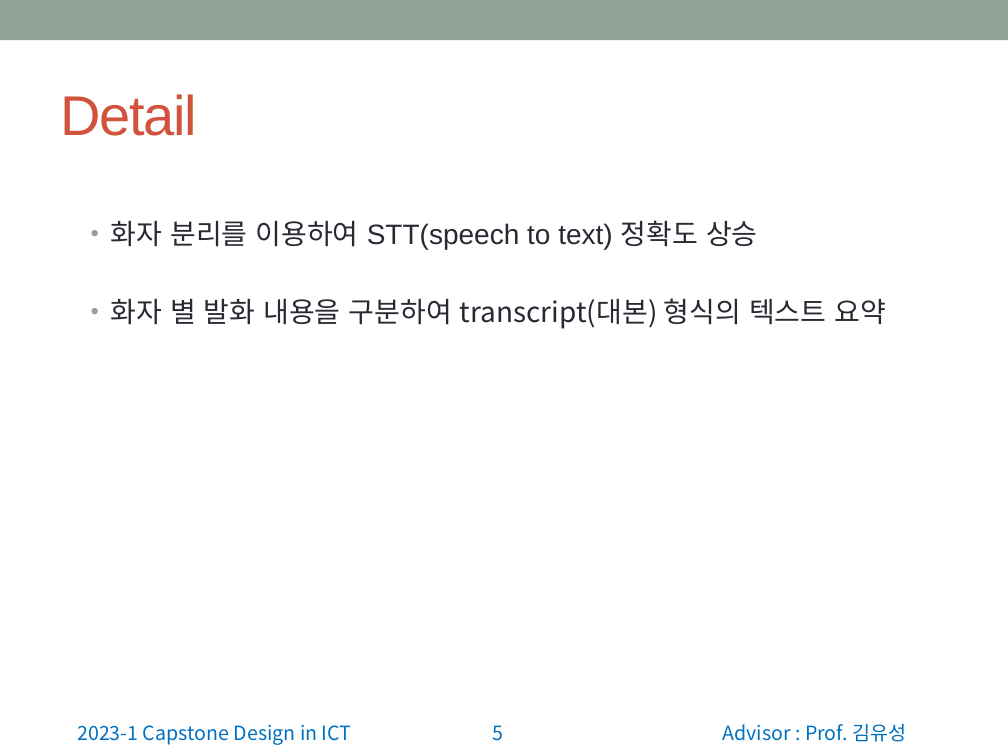
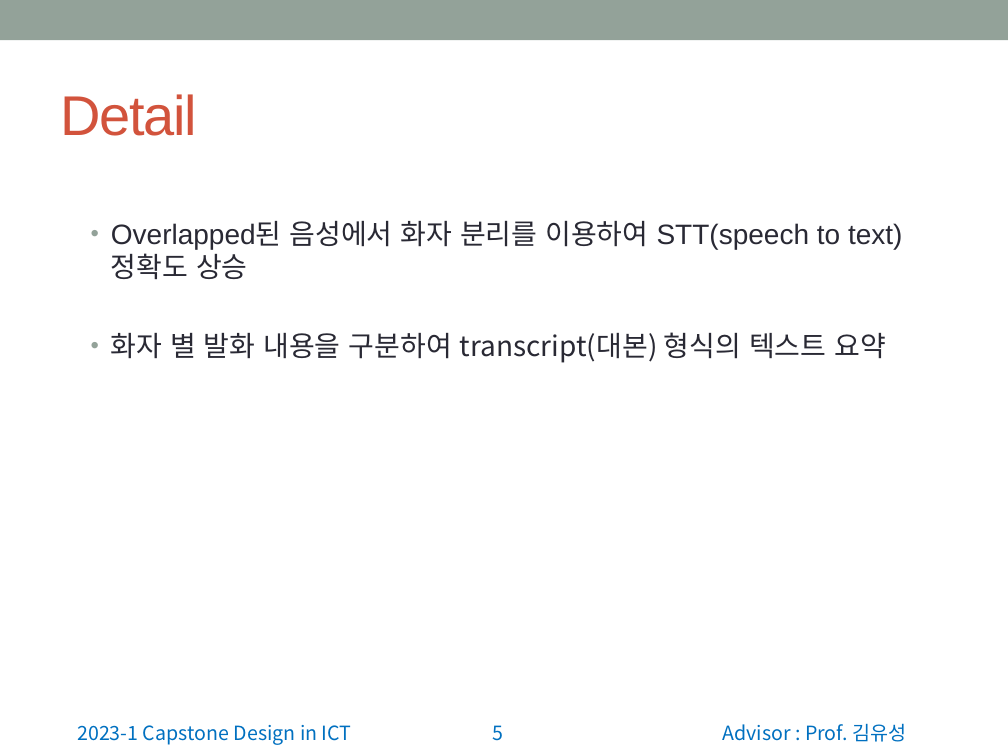
Before and after one commit to wonchul98/audio-to-summary, a slide deck: slide 5 of ppt/0403_2조_주제 발표.pptx. Drawn at 1008x756 pixels with LibreOffice and Linux fonts; fonts in the diff are those of the drawing. Boxes give left, top, right and bottom in pixels: in the first picture for what was removed or moved away, otherwise in the second. Text is boxed around its words. In the diff, an @@ line names an element or a change of style, - is before the commit and + after.

Commit message:
0403
0403

```diff
--- a/ppt/0403_2조_주제 발표.pptx
+++ b/ppt/0403_2조_주제 발표.pptx
@@ text at box(111, 221, 902, 279): text changed @@
-  • 화자 분리를 이용하여 STT(speech to text) 정확도 상승
+  • Overlapped된 음성에서 화자 분리를 이용하여 STT(speech to text) 정확도 상승
```
Also in this commit, not shown: 1 other slide changed, 1 slide added.
